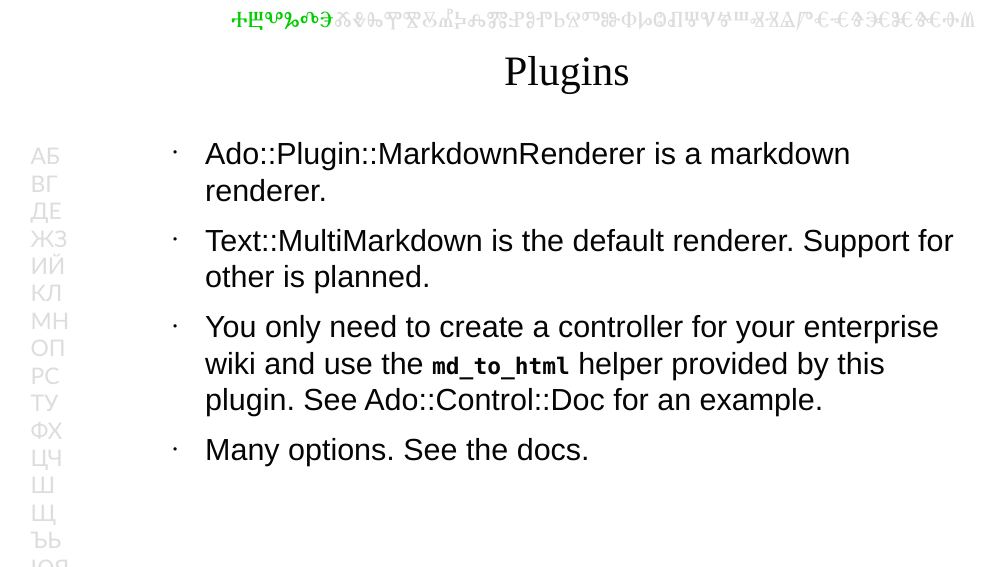
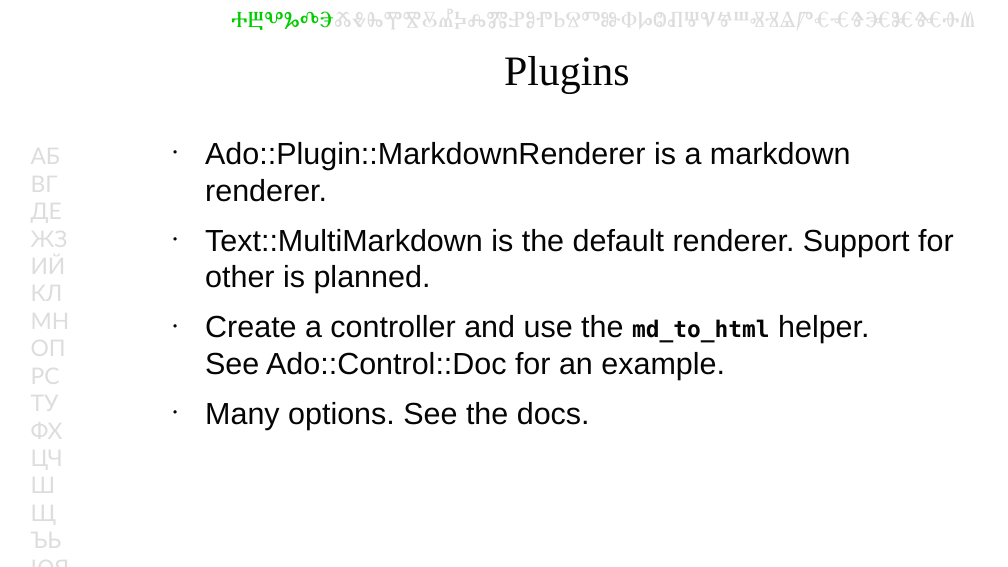
Before and after one commit to kberov/Ado-YAPC-EU-talk, a slide deck: slide 16 of Ado-YAPC-EU-2014.odp (slide 11 before the commit). Drawn at 1008x567 pixels with LibreOffice and Linux fonts; fonts in the diff are those of the drawing; background and template pictures are left out. Boxes give left, top, right and bottom in pixels: in the first picture for what was removed or moved away, otherwise in the second. Text is boxed around its words. In the diff, an @@ line names an element or a change of style, - is before the commit and + after.

Commit message:
splitted some slides in multiple slides with less text and added "generate crud"

```diff
--- a/Ado-YAPC-EU-2014.odp
+++ b/Ado-YAPC-EU-2014.odp
@@ text at [205,315,869,380]: text changed @@
-● You only need to create a controller for your enterprise wiki and use the md_to_html helper provided by this plugin. See Ado::Control::Doc for an example.
+● Create a controller and use the md_to_html helper.
+  See Ado::Control::Doc for an example.
```
Also in this commit, not shown: 10 other slides changed, 6 slides added.
